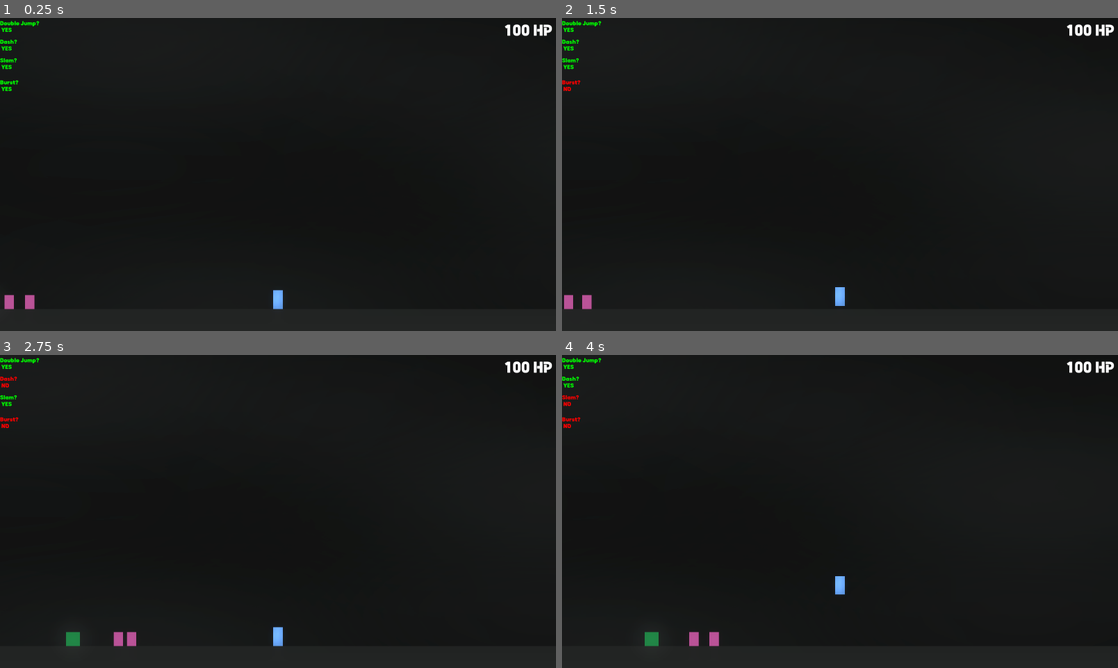
Above: before the commit, frames 1-4 (two rows, left to right).
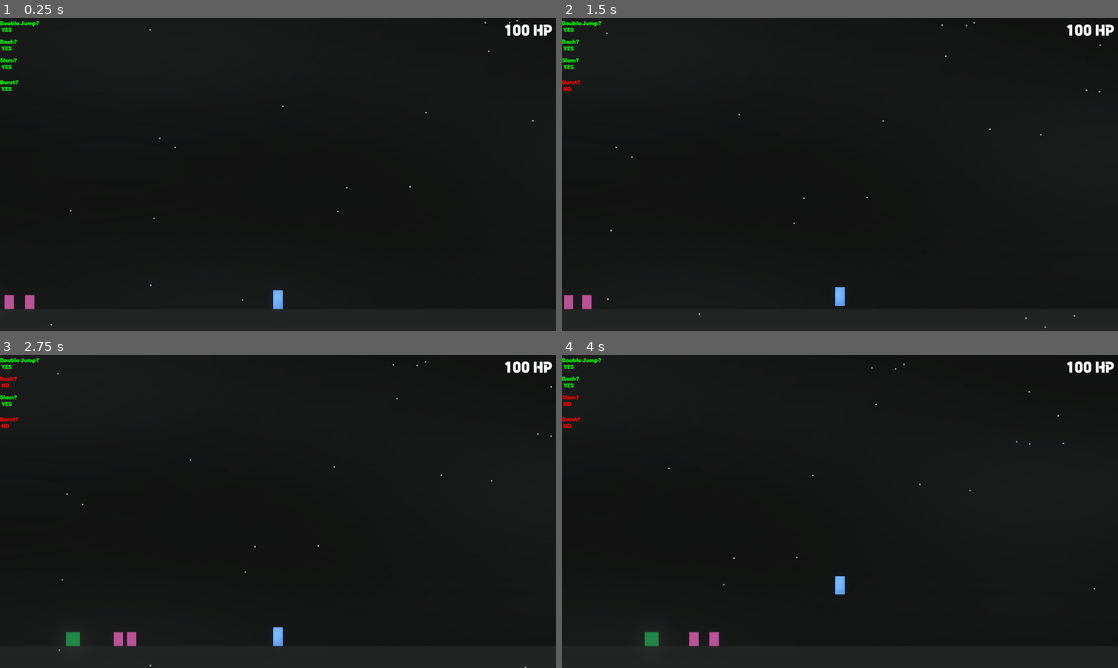
Above: after the commit, the same moments.

Repository: HeroHunterIguess/untitled-wip-game
Game: Godot game, scene res://scenes/worlds/main_world.tscn
The game is run twice, just before and just after one commit, with the same random seed, the same clock (stepped at 60 frames per second) and the same inputs. The engine's default icon, where the game draws it, is replaced by a stand-in: a white triangle on a blue panel in a dark square.
Inputs (mouse positions are in pixels of both pictures, inside the frame that each line leads up to):
- Up to frame 1 (0.25 s): no input
- Up to frame 2 (1.5 s): move the mouse to (962, 158) at 0.52 s; hold D (right) from 0.53 s (still down); tap E (air_freeze) at 0.6 s; tap Space (double jump) at 0.77 s; move the mouse to (728, 190) at 1.27 s; tap Q (burst) at 1.35 s
- Up to frame 3 (2.75 s): tap Space (double jump) at 1.52 s; move the mouse to (333, 442) at 2.02 s; release D (right) at 2.03 s; hold A (left) from 2.03 s (still down); tap Shift (dash) at 2.1 s
- Up to frame 4 (4 s): move the mouse to (812, 574) at 2.77 s; release A (left) at 2.78 s; hold D (right) from 2.78 s (still down); right-click (812, 574) at 2.85 s; tap Space (double jump) at 3.02, 3.77 s; move the mouse to (1006, 558) at 3.52 s; tap F (ground_slam) at 3.6 s

The runs differ from the first frame. In frame 1, less than 0.1% of the frame differs, in the area x 9-96%, y 0-99%; in frame 2, less than 0.1%, in the area x 7-97%, y 1-100%; in frame 3, less than 0.1%; in frame 4, less than 0.1%.

Commit message:
setup atmospheric particles

Diff:
--- a/scenes/worlds/main_world.tscn
+++ b/scenes/worlds/main_world.tscn
@@ -96,3 +96,23 @@
 position = Vector2(5428, 87.99999)
 scale = Vector2(4.600001, 5.68)
 texture = ExtResource("6_aqpkv")
+
+[node name="CPUParticles2D" type="CPUParticles2D" parent="." unique_id=333570807]
+modulate = Color(0.7675596, 0.8571258, 1.053091, 0.6509804)
+self_modulate = Color(1.1274886, 1.1274886, 1.1274886, 1)
+position = Vector2(2496, -432)
+amount = 58
+lifetime = 75.0
+preprocess = 75.0
+randomness = 0.3
+lifetime_randomness = 0.06
+emission_shape = 3
+emission_rect_extents = Vector2(2500, 1)
+spread = 55.75
+gravity = Vector2(0, 0.75)
+initial_velocity_min = 6.0
+initial_velocity_max = 6.0
+scale_amount_min = 5.0
+scale_amount_max = 5.0
+hue_variation_min = 0.12
+hue_variation_max = 0.3
